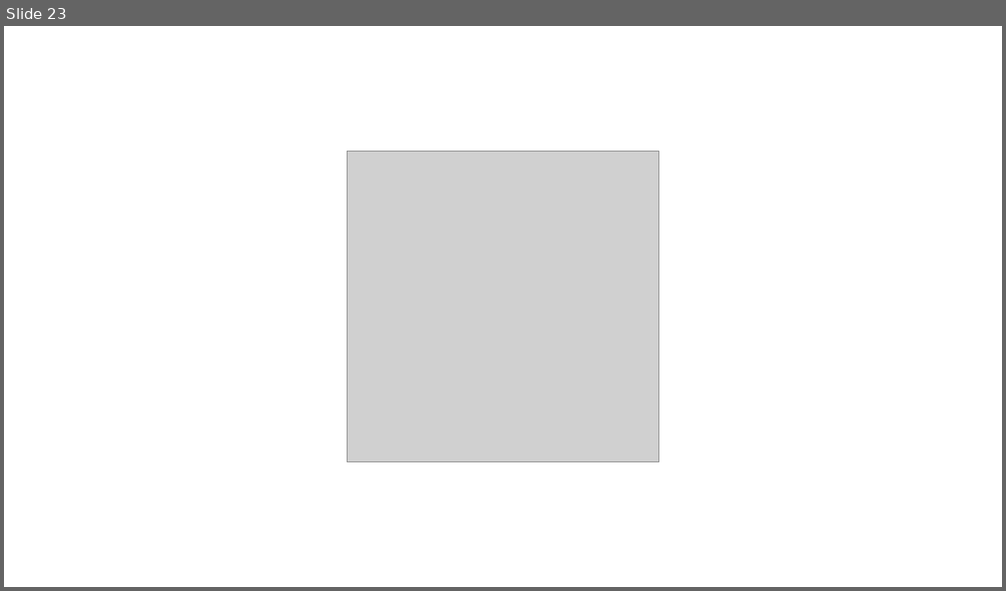
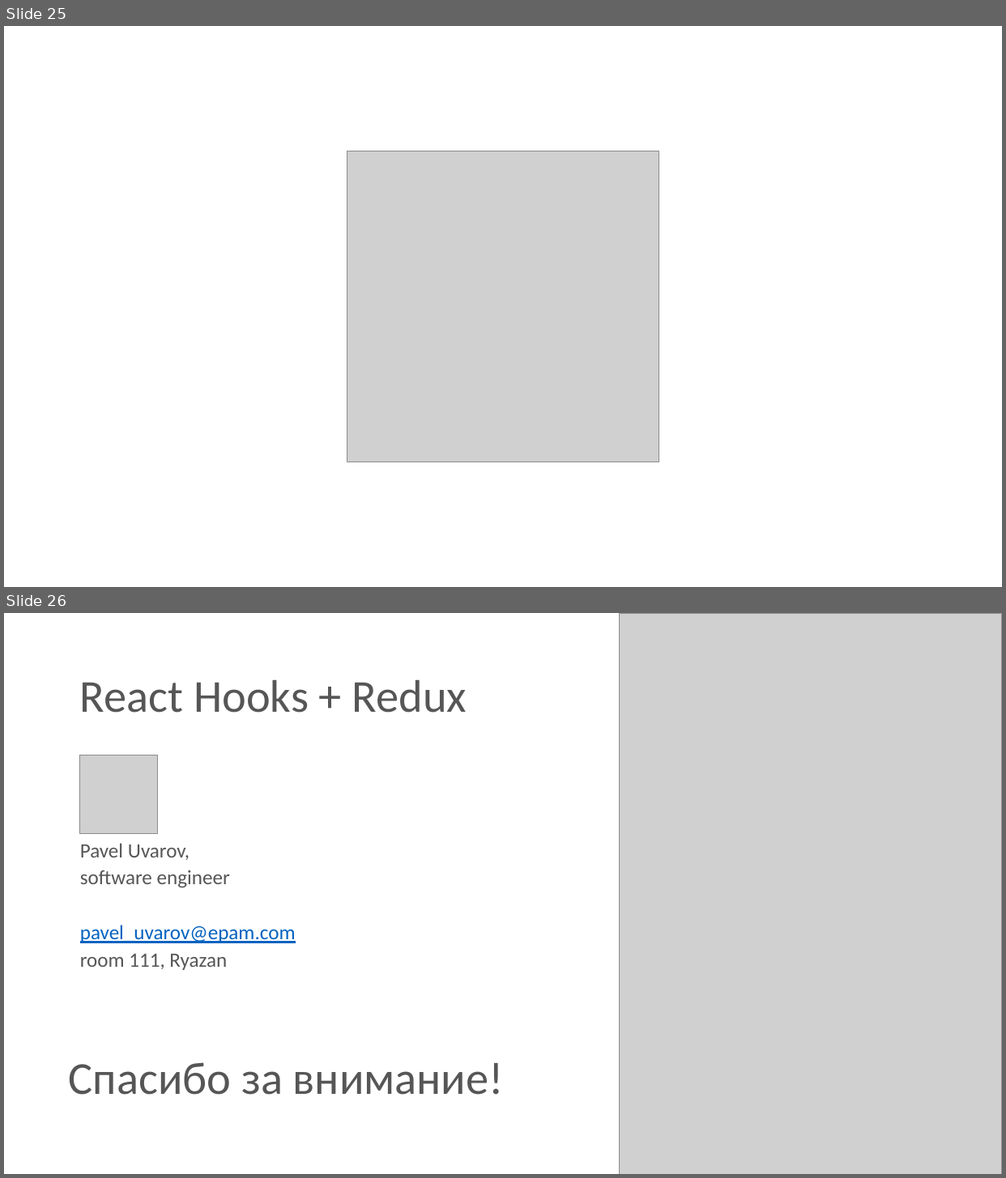
Before and after one commit to spiderpoul/react-redux-hooks, a slide deck: React - Redux with Hooks.pptx. Shown one above the other, each under a label of ours: slide 23 before the commit, slides 25 and 26 after it. The pictures are 1006x591 and 1006x1178 pixels, drawn with LibreOffice and Linux fonts; fonts in the diff are those of the drawing; grey boxes stand for pictures. Boxes give left, top, right and bottom in pixels: in the first picture for what was removed or moved away, otherwise in the second. Text is boxed around its words. In the diff, an @@ line names an element or a change of style, - is before the commit and + after.

Commit message:
update presentation

```diff
--- a/React - Redux with Hooks.pptx
+++ b/React - Redux with Hooks.pptx
@@ slide 26 added at bbox=[4, 613, 1002, 1174], background #FFFFFF @@
@@ picture added at bbox=[620, 613, 1002, 1174] @@
@@ title added at bbox=[80, 680, 467, 713], 44 pt, text #565656 @@
+React Hooks + Redux
@@ picture added at bbox=[79, 756, 157, 833] @@
@@ text added at bbox=[80, 843, 296, 970], 19.6 pt, text #565656 @@
+Pavel Uvarov,
+software engineer
+pavel_uvarov@epam.com
+room 111, Ryazan
@@ text added at bbox=[69, 1063, 504, 1095], 44 pt, text #565656 @@
+Спасибо за внимание!
@@ what was slide 23 is now slide 25 @@
```
Also in this commit, not shown: 2 other slides added, 1 other file.
